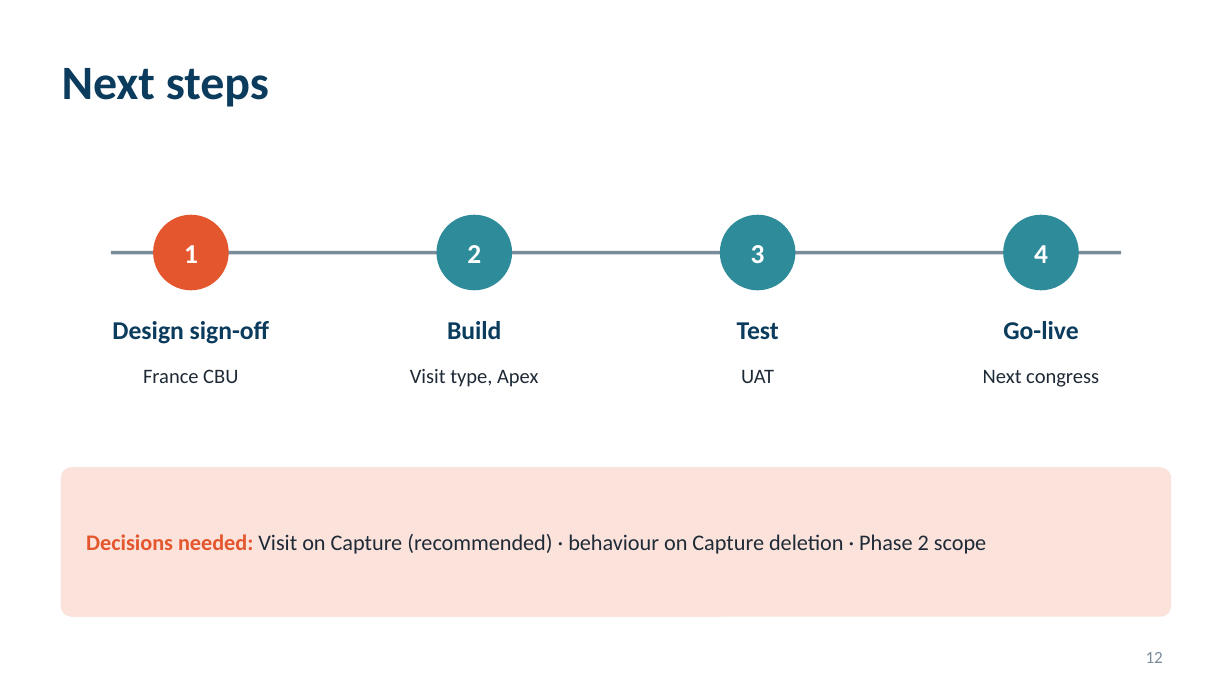
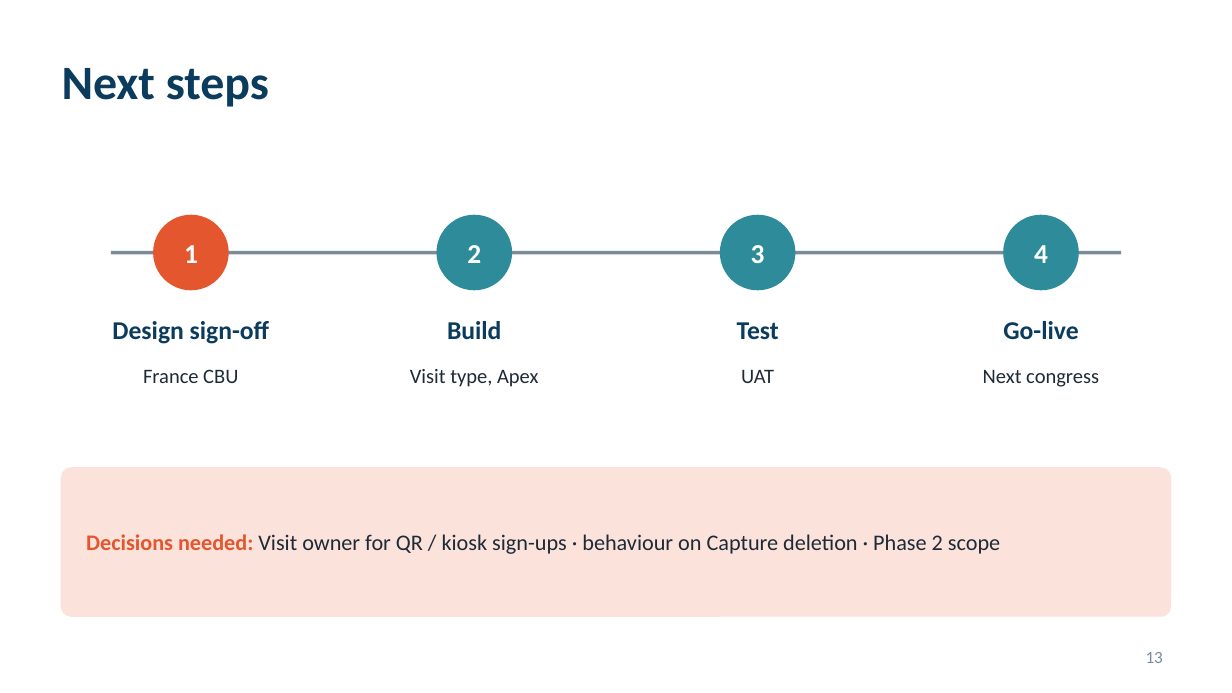
Before and after one commit to patrik8585/claude, a slide deck: slide 13 of slides/France_CBU_Congress_Solution.pptx (slide 12 before the commit). Drawn at 1232x693 pixels with LibreOffice and Linux fonts; fonts in the diff are those of the drawing. Boxes give left, top, right and bottom in pixels: in the first picture for what was removed or moved away, otherwise in the second. Text is boxed around its words. In the diff, an @@ line names an element or a change of style, - is before the commit and + after.

```diff
--- a/slides/France_CBU_Congress_Solution.pptx
+++ b/slides/France_CBU_Congress_Solution.pptx
@@ text at (x1=86, y1=534, x2=1000, y2=554): text changed @@
-Decisions needed: Visit on Capture (recommended) · behaviour on Capture deletion · Phase 2 scope
+Decisions needed: Visit owner for QR / kiosk sign-ups · behaviour on Capture deletion · Phase 2 scope
@@ page number at (x1=1146, y1=652, x2=1163, y2=663): text changed @@
-12
+13
```
Also in this commit, not shown: 7 other slides changed, 5 slides added, 4 slides removed.
